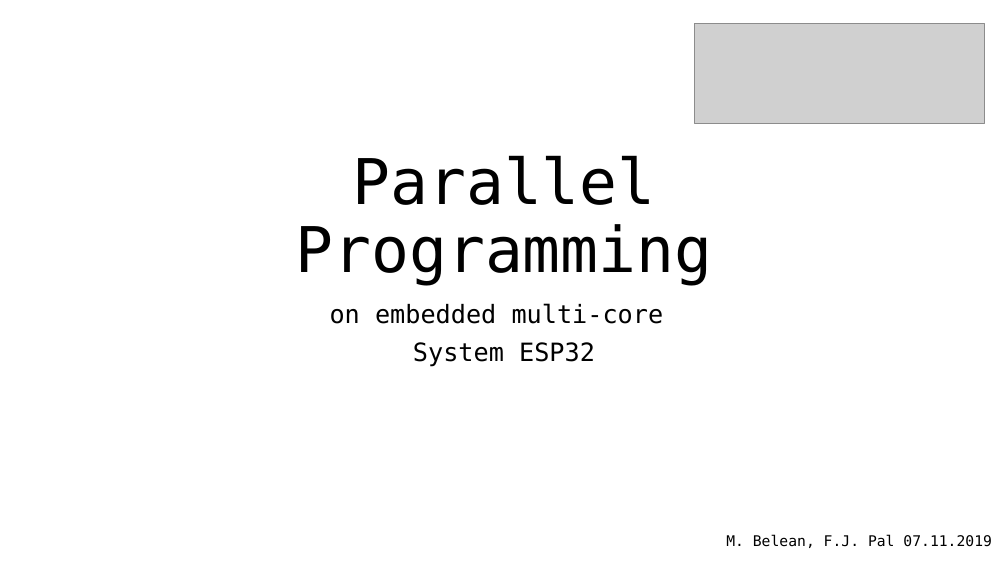
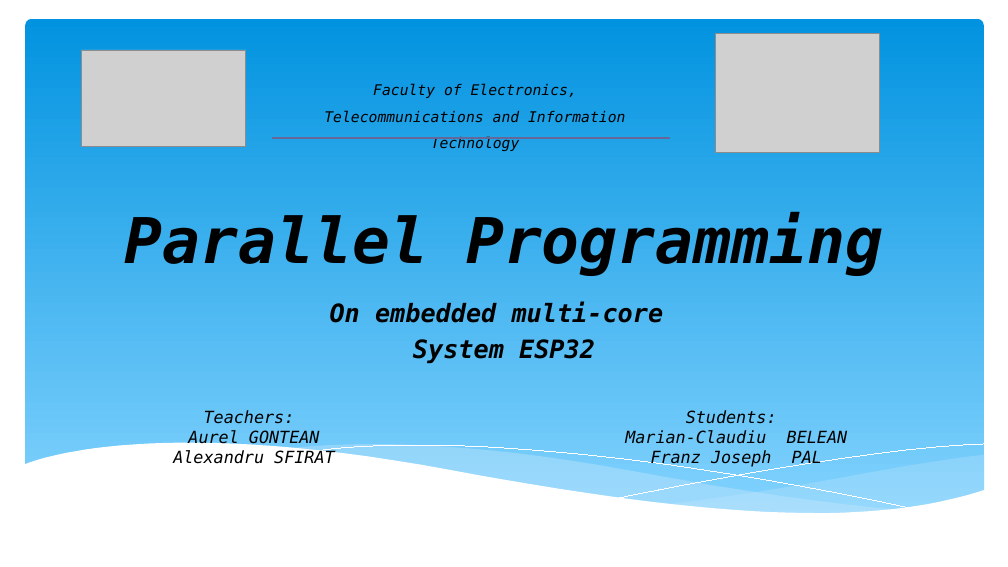
Before and after one commit to josephpal/esp32-ParallelProgramming, a slide deck: slide 1 of presentation/2019-11-05 - Presentation TMP Project.pptx. Drawn at 1008x567 pixels with LibreOffice and Linux fonts; fonts in the diff are those of the drawing; grey boxes stand for pictures. Boxes give left, top, right and bottom in pixels: in the first picture for what was removed or moved away, otherwise in the second. Text is boxed around its words. In the diff, an @@ line names an element or a change of style, - is before the commit and + after.

```diff
--- a/presentation/2019-11-05 - Presentation TMP Project.pptx
+++ b/presentation/2019-11-05 - Presentation TMP Project.pptx
@@ rounded rectangle added at box(25, 19, 984, 518), fill gradient #0293E0 to #83D3FE @@
@@ picture removed at box(694, 23, 985, 123) @@
@@ picture added at box(82, 50, 247, 147) @@
@@ picture added at box(715, 33, 879, 152) @@
@@ text added at box(324, 83, 625, 151), 14 pt, text #000000, italic @@
+Faculty of Electronics, Telecommunications and Information Technology
@@ title "Parallel Programming": place and size @@
-title "Parallel Programming" at box(295, 155, 712, 285)
+title "Parallel Programming" at box(125, 212, 883, 276)
@@ title "Parallel Programming" at box(125, 212, 883, 276): bold on, italic on; line spacing 0.9 to 1 @@
@@ freeform shape added at box(272, 138, 671, 139), fill #666699 @@
@@ freeform shape added at box(272, 137, 671, 138), fill #666699 @@
@@ subtitle at box(330, 302, 664, 323): text changed; bold on; italic on @@
-on embedded multi-core
+On embedded multi-core
@@ subtitle at box(413, 339, 595, 364): bold on, italic on in "System ESP32"; line spacing 0.9 to 1; less space between paragraphs @@
@@ text added at box(173, 410, 335, 464), 16 pt, text #000000, italic @@
+Teachers:
+Aurel GONTEAN
+Alexandru SFIRAT
@@ text at box(625, 410, 848, 468): text changed; size 14 to 16 pt; italic on @@
-M. Belean, F.J. Pal 07.11.2019
+Students:
+Marian-Claudiu BELEAN
+Franz Joseph PAL
@@ group added at box(23, 443, 985, 554): 5 freeform shapes @@
```
Also in this commit, not shown: 7 slides added, 3 slides removed, 1 other file.
